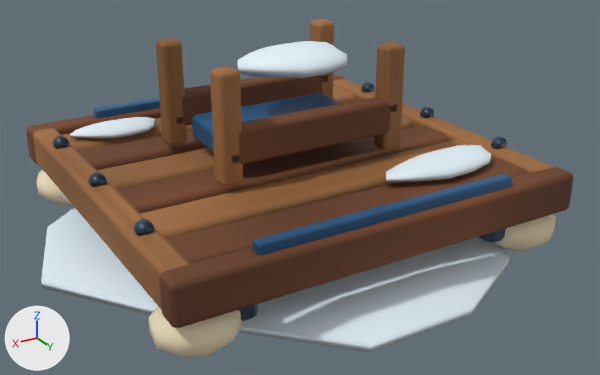
The glTF model HavenlineGodot/assets/stations_v2/pad_stock.glb: old version first, new version second.
Rendered twice from a camera (50 mm lens) standing at (1.77, 3.13, 1.71) and looking at (0.0, 0.17, 0.23). Lighting does not change. The marker at lower left points along +X, +Y and +Z. The first picture is the older version. Vertices at exactly the same position are counted once.

Objects in the first picture: 'pad_stock'.
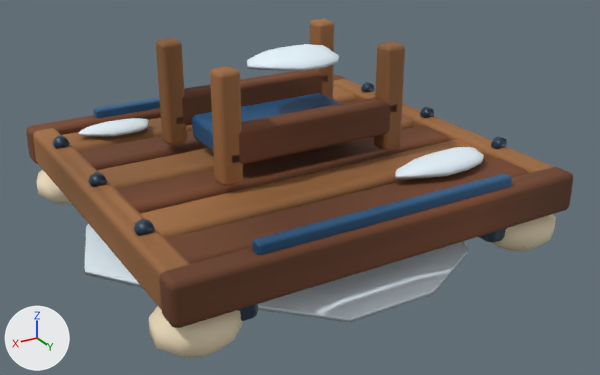
Location of each change, (x1, y1, x2, y2) in pixels of the pictures (600 x 375 px; the box of a moved part takes in the faces that stretch with it):
part 1 of me_pad_stock, moved or reshaped
    before: (386, 145, 491, 183)
    after: (395, 147, 484, 179)
part 2 of me_pad_stock, moved or reshaped
    before: (70, 117, 155, 139)
    after: (78, 118, 149, 137)
part 3 of me_pad_stock, moved or reshaped
    before: (237, 41, 347, 78)
    after: (247, 44, 339, 71)
part 4 of me_pad_stock, moved or reshaped
    before: (41, 219, 509, 352)
    after: (85, 225, 467, 323)
part 5 of me_pad_stock, recoloured
    before: (41, 68, 509, 352)
    after: (85, 67, 468, 323)

The change in detail:
me_pad_stock is used by ob_pad_stock; location (0.0, 0.0, 0.0).
me_pad_stock had 2673 vertices, 5002 faces and spanned x -1.0..1.14, y -0.96..1.08, z -0.11..0.86.
me_pad_stock now has 2673 vertices, 5002 faces and spans x -0.95..0.95, y -0.92..0.92, z -0.06..0.86.
me_pad_stock part 1: the loose piece of 86 vertices spanning x -0.76..-0.15, y 0.47..0.7, z 0.34..0.43 is scaled about its middle by (0.84, 0.825, 0.866).
me_pad_stock part 2: the loose piece of 86 vertices spanning x 0.36..0.78, y -0.7..-0.51, z 0.34..0.41 is scaled about its middle by (0.84, 0.825, 0.867).
me_pad_stock part 3: the loose piece of 86 vertices spanning x -0.36..0.19, y -0.19..0.17, z 0.7..0.82 is scaled about its middle by (0.84, 0.824, 0.605), then moved by (0.0, 0.0, 0.01).
me_pad_stock part 4: 98 of 2673 vertices moved; they spanned x -1.0..1.14, y -0.96..1.08, z -0.11..0.07 and now span x -0.84..0.95, y -0.79..0.89, z -0.06..0.07; mean shift (0.0, 0.0, 0.02); largest move (-0.7, -0.9, -0.04) -> (-0.59, -0.74, -0.03).
me_pad_stock part 5: 77 kept faces spanning x -0.84..0.95, y -0.79..0.89, z -0.06..0.77 get new vertex colours; the middle colour goes from white #eef2f4 to white #edf2f4.
